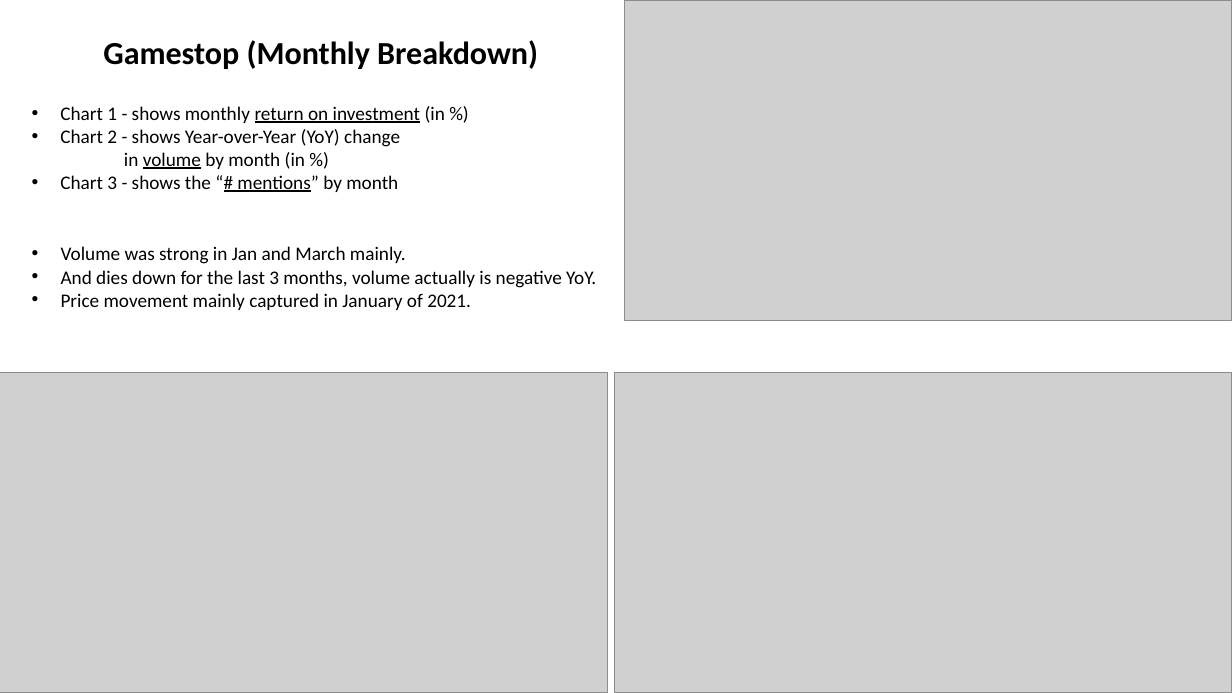
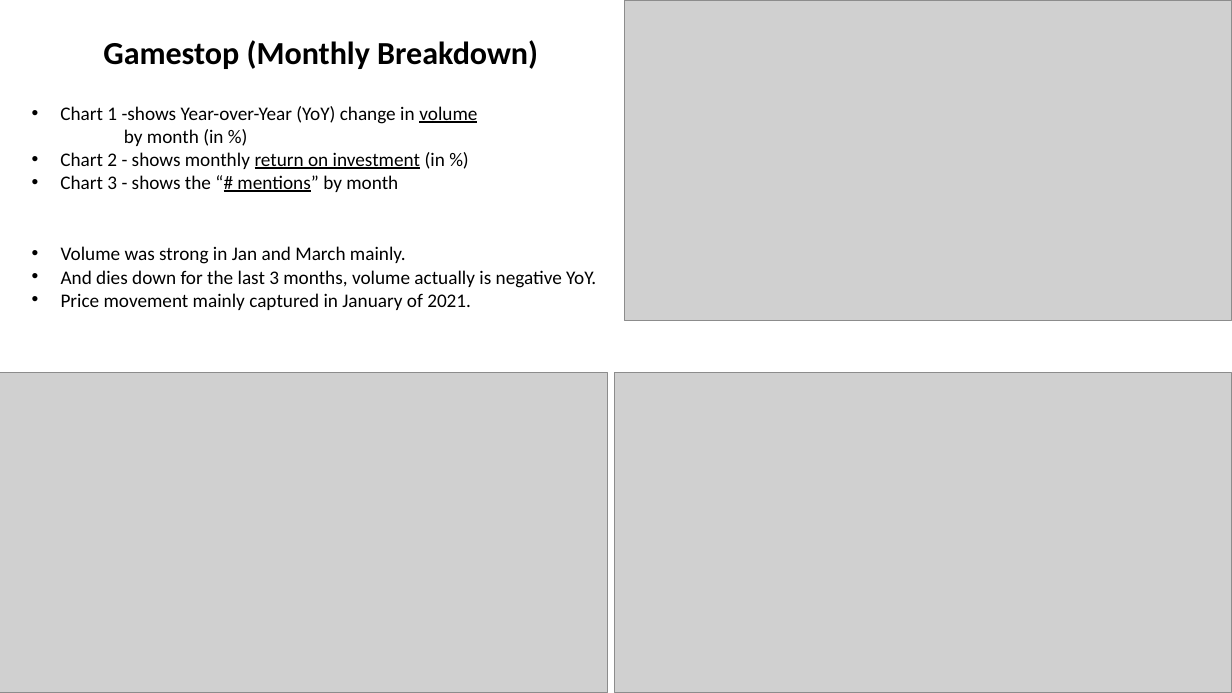
Before and after one commit to djhang99/Web-Scraping-Project-1-, a slide deck: slide 9 of WSB Presentation (NYC Data Academy).pptx. Drawn at 1232x693 pixels with LibreOffice and Linux fonts; fonts in the diff are those of the drawing; grey boxes stand for pictures. Boxes give left, top, right and bottom in pixels: in the first picture for what was removed or moved away, otherwise in the second. Text is boxed around its words. In the diff, an @@ line names an element or a change of style, - is before the commit and + after.

```diff
--- a/WSB Presentation (NYC Data Academy).pptx
+++ b/WSB Presentation (NYC Data Academy).pptx
@@ text at (60, 106, 477, 169): text changed @@
-• Chart 1 - shows monthly return on investment (in %)
-• Chart 2 - shows Year-over-Year (YoY) change
-in volume by month (in %)
+• Chart 1 -shows Year-over-Year (YoY) change in volume
+    by month (in %)
+• Chart 2 - shows monthly return on investment (in %)
```
Also in this commit, not shown: 5 other slides changed, 1 other file.
